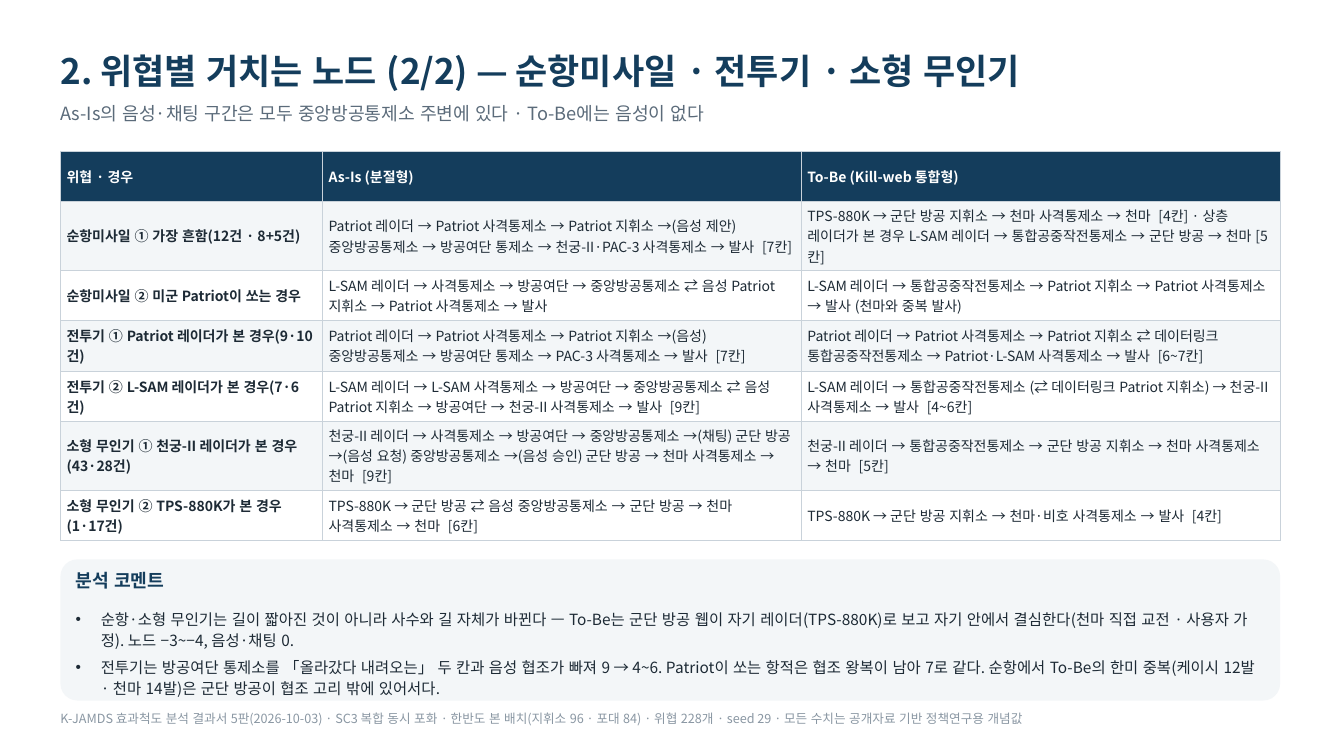
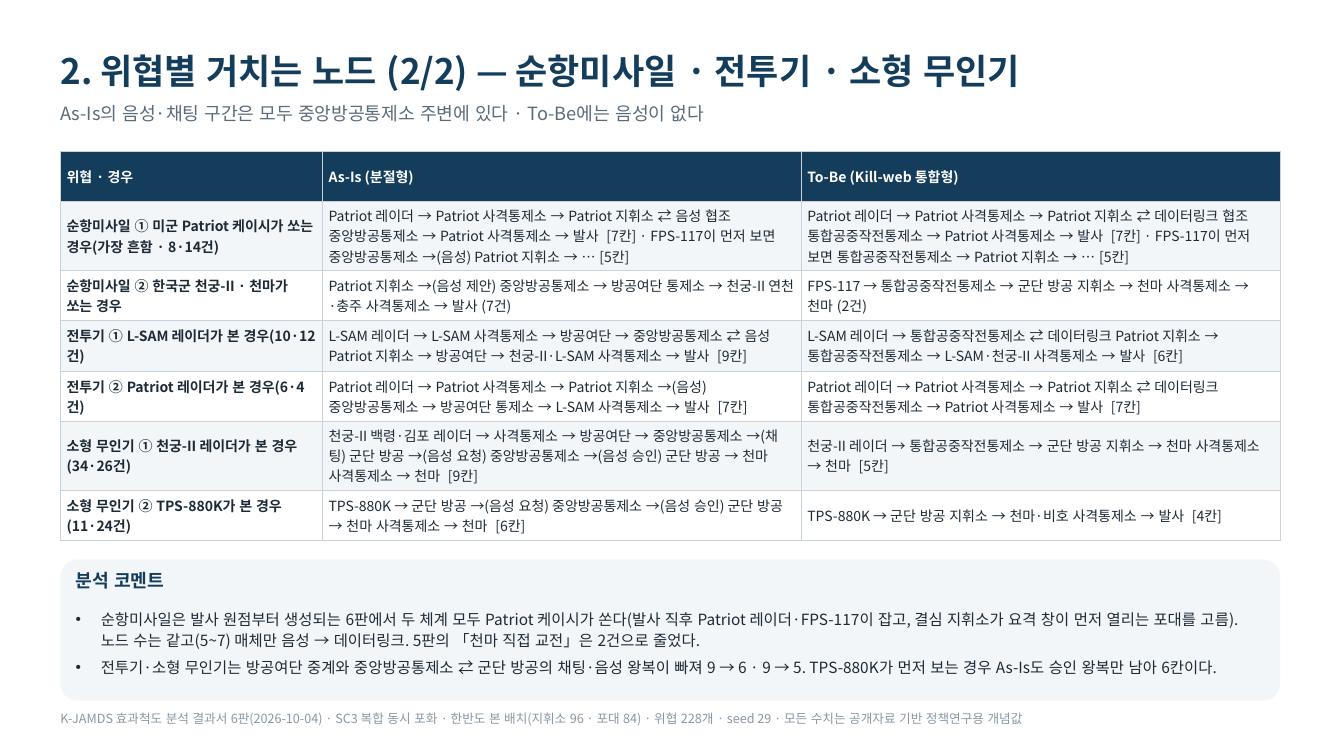
Before and after one commit to DaehyunY00/Air_Defense, a slide deck: slide 4 of K-JAMDS_효과척도_발표정리본.pptx. Drawn at 1344x756 pixels with LibreOffice and Linux fonts; fonts in the diff are those of the drawing. Boxes give left, top, right and bottom in pixels: in the first picture for what was removed or moved away, otherwise in the second. Text is boxed around its words. In the diff, an @@ line names an element or a change of style, - is before the commit and + after.

```diff
--- a/K-JAMDS_효과척도_발표정리본.pptx
+++ b/K-JAMDS_효과척도_발표정리본.pptx
@@ table at box(60, 151, 1280, 538) @@
-row 2: 순항미사일 ① 가장 흔함(12건 · 8+5건) | Patriot 레이더 → Patriot 사격통제소 → Patriot 지휘소 →(음성 제안) 중앙방공통제소 → 방공여단 통제소 → 천궁-II·PAC-3 사격통제소 → 발사 [7칸] | TPS-880K → 군단 방공 지휘소 → 천마 사격통제소 → 천마 [4칸] · 상층 레이더가 본 경우 L-SAM 레이더 → 통합공중작전통제소 → 군단 방공 → 천마 [5칸]
+row 2: 순항미사일 ① 미군 Patriot 케이시가 쏘는 경우(가장 흔함 · 8·14건) | Patriot 레이더 → Patriot 사격통제소 → Patriot 지휘소 ⇄ 음성 협조 중앙방공통제소 → Patriot 사격통제소 → 발사 [7칸] · FPS-117이 먼저 보면 중앙방공통제소 →(음성) Patriot 지휘소 → … [5칸] | Patriot 레이더 → Patriot 사격통제소 → Patriot 지휘소 ⇄ 데이터링크 협조 통합공중작전통제소 → Patriot 사격통제소 → 발사 [7칸] · FPS-117이 먼저 보면 통합공중작전통제소 → Patriot 지휘소 → … [5칸]
-row 3: 순항미사일 ② 미군 Patriot이 쏘는 경우 | L-SAM 레이더 → 사격통제소 → 방공여단 → 중앙방공통제소 ⇄ 음성 Patriot 지휘소 → Patriot 사격통제소 → 발사 | L-SAM 레이더 → 통합공중작전통제소 → Patriot 지휘소 → Patriot 사격통제소 → 발사 (천마와 중복 발사)
+row 3: 순항미사일 ② 한국군 천궁-II · 천마가 쏘는 경우 | Patriot 지휘소 →(음성 제안) 중앙방공통제소 → 방공여단 통제소 → 천궁-II 연천·충주 사격통제소 → 발사 (7건) | FPS-117 → 통합공중작전통제소 → 군단 방공 지휘소 → 천마 사격통제소 → 천마 (2건)
-row 4: 전투기 ① Patriot 레이더가 본 경우(9·10건) | Patriot 레이더 → Patriot 사격통제소 → Patriot 지휘소 →(음성) 중앙방공통제소 → 방공여단 통제소 → PAC-3 사격통제소 → 발사 [7칸] | Patriot 레이더 → Patriot 사격통제소 → Patriot 지휘소 ⇄ 데이터링크 통합공중작전통제소 → Patriot·L-SAM 사격통제소 → 발사 [6~7칸]
+row 4: 전투기 ① L-SAM 레이더가 본 경우(10·12건) | L-SAM 레이더 → L-SAM 사격통제소 → 방공여단 → 중앙방공통제소 ⇄ 음성 Patriot 지휘소 → 방공여단 → 천궁-II·L-SAM 사격통제소 → 발사 [9칸] | L-SAM 레이더 → 통합공중작전통제소 ⇄ 데이터링크 Patriot 지휘소 → 통합공중작전통제소 → L-SAM·천궁-II 사격통제소 → 발사 [6칸]
-row 5: 전투기 ② L-SAM 레이더가 본 경우(7·6건) | L-SAM 레이더 → L-SAM 사격통제소 → 방공여단 → 중앙방공통제소 ⇄ 음성 Patriot 지휘소 → 방공여단 → 천궁-II 사격통제소 → 발사 [9칸] | L-SAM 레이더 → 통합공중작전통제소 (⇄ 데이터링크 Patriot 지휘소) → 천궁-II 사격통제소 → 발사 [4~6칸]
+row 5: 전투기 ② Patriot 레이더가 본 경우(6·4건) | Patriot 레이더 → Patriot 사격통제소 → Patriot 지휘소 →(음성) 중앙방공통제소 → 방공여단 통제소 → L-SAM 사격통제소 → 발사 [7칸] | Patriot 레이더 → Patriot 사격통제소 → Patriot 지휘소 ⇄ 데이터링크 통합공중작전통제소 → Patriot 사격통제소 → 발사 [7칸]
-row 6, column 1: 소형 무인기 ① 천궁-II 레이더가 본 경우(43·28건)
+row 6, column 1: 소형 무인기 ① 천궁-II 레이더가 본 경우(34·26건)
-row 6, column 2: 천궁-II 레이더 → 사격통제소 → 방공여단 → 중앙방공통제소 →(채팅) 군단 방공 →(음성 요청) 중앙방공통제소 →(음성 승인) 군단 방공 → 천마 사격통제소 → 천마 [9칸]
+row 6, column 2: 천궁-II 백령·김포 레이더 → 사격통제소 → 방공여단 → 중앙방공통제소 →(채팅) 군단 방공 →(음성 요청) 중앙방공통제소 →(음성 승인) 군단 방공 → 천마 사격통제소 → 천마 [9칸]
-row 7, column 1: 소형 무인기 ② TPS-880K가 본 경우(1·17건)
+row 7, column 1: 소형 무인기 ② TPS-880K가 본 경우(11·24건)
-row 7, column 2: TPS-880K → 군단 방공 ⇄ 음성 중앙방공통제소 → 군단 방공 → 천마 사격통제소 → 천마 [6칸]
+row 7, column 2: TPS-880K → 군단 방공 →(음성 요청) 중앙방공통제소 →(음성 승인) 군단 방공 → 천마 사격통제소 → 천마 [6칸]
@@ text at box(101, 612, 1238, 675): text changed @@
-• 순항·소형 무인기는 길이 짧아진 것이 아니라 사수와 길 자체가 바뀐다 — To-Be는 군단 방공 웹이 자기 레이더(TPS-880K)로 보고 자기 안에서 결심한다(천마 직접 교전 · 사용자 가정). 노드 −3~−4, 음성·채팅 0.
-• 전투기는 방공여단 통제소를 「올라갔다 내려오는」 두 칸과 음성 협조가 빠져 9 → 4~6. Patriot이 쏘는 항적은 협조 왕복이 남아 7로 같다. 순항에서 To-Be의 한미 중복(케이시 12발 · 천마 14발)은 군단 방공이 협조 고리 밖에 있어서다.
+• 순항미사일은 발사 원점부터 생성되는 6판에서 두 체계 모두 Patriot 케이시가 쏜다(발사 직후 Patriot 레이더·FPS-117이 잡고, 결심 지휘소가 요격 창이 먼저 열리는 포대를 고름). 노드 수는 같고(5~7) 매체만 음성 → 데이터링크. 5판의 「천마 직접 교전」은 2건으로 줄었다.
+• 전투기·소형 무인기는 방공여단 중계와 중앙방공통제소 ⇄ 군단 방공의 채팅·음성 왕복이 빠져 9 → 6 · 9 → 5. TPS-880K가 먼저 보는 경우 As-Is도 승인 왕복만 남아 6칸이다.
@@ text at box(60, 712, 1023, 725): text changed @@
-K-JAMDS 효과척도 분석 결과서 5판(2026-10-03) · SC3 복합 동시 포화 · 한반도 본 배치(지휘소 96 · 포대 84) · 위협 228개 · seed 29 · 모든 수치는 공개자료 기반 정책연구용 개념값
+K-JAMDS 효과척도 분석 결과서 6판(2026-10-04) · SC3 복합 동시 포화 · 한반도 본 배치(지휘소 96 · 포대 84) · 위협 228개 · seed 29 · 모든 수치는 공개자료 기반 정책연구용 개념값
```
Also in this commit, not shown: 10 other slides changed, 22 other files.
